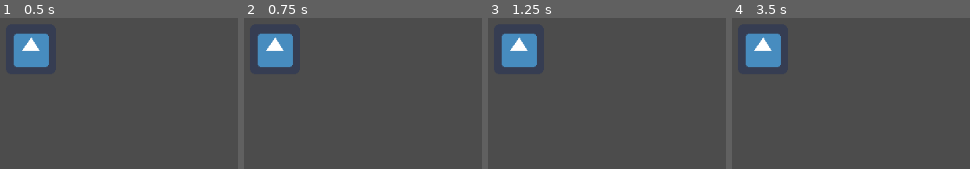
Above: before the commit, frames 1-4 (left to right).
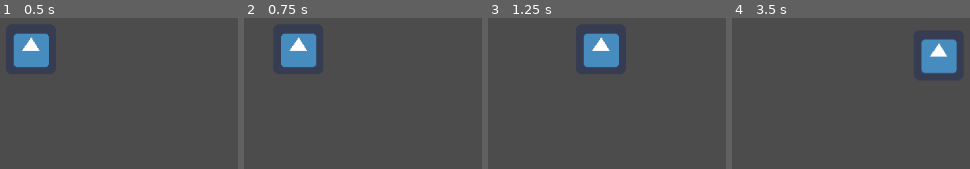
Above: after the commit, the same moments.

Repository: bsu-cs315/Final_Project_Group5
Game: Godot game, scene res://World.tscn
Same seed, same stepped clock (60 frames per second), same inputs: the game is played once before the commit and once after it. The engine's default icon, where the game draws it, is replaced by a stand-in: a white triangle on a blue panel in a dark square.
Inputs:
- Up to frame 1 (0.5 s): no input
- Up to frame 2 (0.75 s): tap Enter at 0.5 s; hold Right (move_right, bound only after the commit) from 0.53 s (still down)
- Up to frame 3 (1.25 s): keep holding Right (move_right, bound only after the commit)
- Up to frame 4 (3.5 s): release Right (move_right, bound only after the commit) at 1.28 s; hold Down (move_down, bound only after the commit) 1.28-2.03 s; hold Right (move_right, bound only after the commit) 2.03-2.78 s; hold Up (move_up, bound only after the commit) from 2.78 s (still down)

Frame 1 is identical in both runs. In frame 2, 4.6% of the frame differs, in the area x 5-31%, y 9-33%; in frame 3, 6.7%; in frame 4, 6.8%, in the area x 5-95%, y 9-38%.

Commit message:
Add player movement

Diff:
--- /dev/null
+++ b/project/Player.gd
@@ -0,0 +1,13 @@
+extends KinematicBody2D
+
+var _velocity : Vector2 = Vector2.ZERO
+var _speed : int = 150
+
+func _physics_process(delta):
+	var input := Vector2.ZERO
+	input.x = Input.get_axis("move_left", "move_right")
+	input.y = Input.get_axis("move_up", "move_down")
+	_velocity.x = input.x * _speed
+	_velocity.y = input.y * _speed
+
+	_velocity = move_and_slide(_velocity, Vector2.UP)
--- a/project/Player.tscn
+++ b/project/Player.tscn
@@ -1,11 +1,13 @@
-[gd_scene load_steps=3 format=2]
+[gd_scene load_steps=4 format=2]
 
 [ext_resource path="res://icon.png" type="Texture" id=1]
+[ext_resource path="res://Player.gd" type="Script" id=2]
 
 [sub_resource type="RectangleShape2D" id=1]
 extents = Vector2( 28.75, 30.25 )
 
 [node name="Player" type="KinematicBody2D"]
+script = ExtResource( 2 )
 
 [node name="Sprite" type="Sprite" parent="."]
 texture = ExtResource( 1 )
--- a/project/project.godot
+++ b/project/project.godot
@@ -18,6 +18,33 @@
 
 common/drop_mouse_on_gui_input_disabled=true
 
+[input]
+
+move_left={
+"deadzone": 0.5,
+"events": [ Object(InputEventKey,"resource_local_to_scene":false,"resource_name":"","device":0,"alt":false,"shift":false,"control":false,"meta":false,"command":false,"pressed":false,"scancode":16777231,"physical_scancode":0,"unicode":0,"echo":false,"script":null)
+, Object(InputEventKey,"resource_local_to_scene":false,"resource_name":"","device":0,"alt":false,"shift":false,"control":false,"meta":false,"command":false,"pressed":false,"scancode":65,"physical_scancode":0,"unicode":0,"echo":false,"script":null)
+ ]
+}
+move_right={
+"deadzone": 0.5,
+"events": [ Object(InputEventKey,"resource_local_to_scene":false,"resource_name":"","device":0,"alt":false,"shift":false,"control":false,"meta":false,"command":false,"pressed":false,"scancode":16777233,"physical_scancode":0,"unicode":0,"echo":false,"script":null)
+, Object(InputEventKey,"resource_local_to_scene":false,"resource_name":"","device":0,"alt":false,"shift":false,"control":false,"meta":false,"command":false,"pressed":false,"scancode":68,"physical_scancode":0,"unicode":0,"echo":false,"script":null)
+ ]
+}
+move_up={
+"deadzone": 0.5,
+"events": [ Object(InputEventKey,"resource_local_to_scene":false,"resource_name":"","device":0,"alt":false,"shift":false,"control":false,"meta":false,"command":false,"pressed":false,"scancode":16777232,"physical_scancode":0,"unicode":0,"echo":false,"script":null)
+, Object(InputEventKey,"resource_local_to_scene":false,"resource_name":"","device":0,"alt":false,"shift":false,"control":false,"meta":false,"command":false,"pressed":false,"scancode":87,"physical_scancode":0,"unicode":0,"echo":false,"script":null)
+ ]
+}
+move_down={
+"deadzone": 0.5,
+"events": [ Object(InputEventKey,"resource_local_to_scene":false,"resource_name":"","device":0,"alt":false,"shift":false,"control":false,"meta":false,"command":false,"pressed":false,"scancode":16777234,"physical_scancode":0,"unicode":0,"echo":false,"script":null)
+, Object(InputEventKey,"resource_local_to_scene":false,"resource_name":"","device":0,"alt":false,"shift":false,"control":false,"meta":false,"command":false,"pressed":false,"scancode":83,"physical_scancode":0,"unicode":0,"echo":false,"script":null)
+ ]
+}
+
 [physics]
 
 common/enable_pause_aware_picking=true
